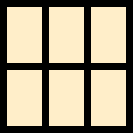
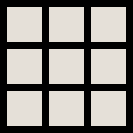
Layers edited between the first and the second w=133, h=133 image:
hid "3 x 2" over <box>7,7,126,126</box>
added layer "3 x 3" above "bg 2" over <box>7,7,126,126</box>
hid "bg 2" over <box>7,7,126,126</box>
showed "bg 3" over <box>7,7,126,126</box>
